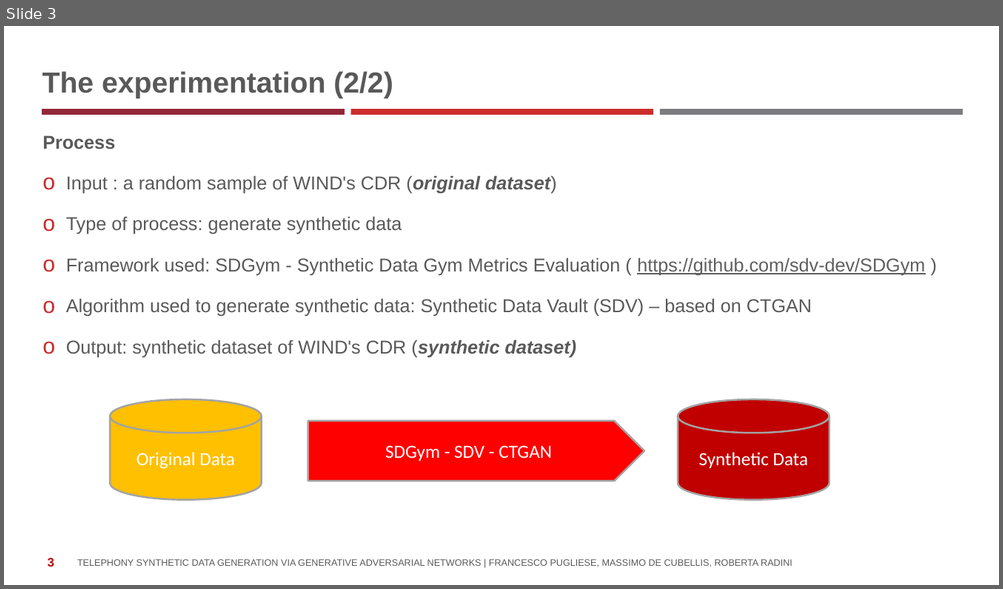
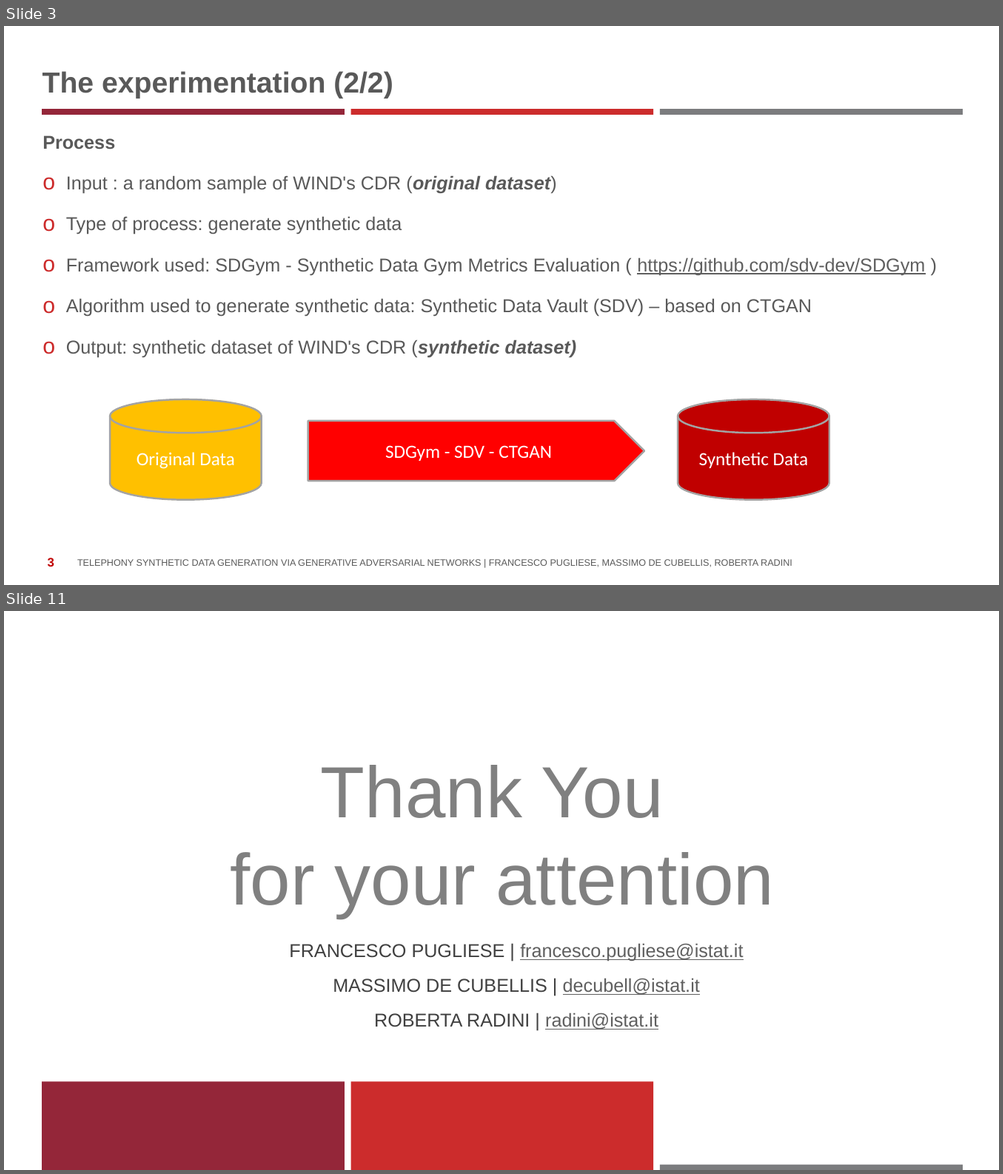
Before and after one commit to istat-methodology/Synthetic_Data, a slide deck: Presentations/Telephony Synthetic Data Generation via GANs.pptx. Shown one above the other, each under a label of ours: slide 3 before the commit, slides 3 and 11 after it; the slides between them are not shown. The pictures are 1003x589 and 1003x1174 pixels, drawn with LibreOffice and Linux fonts; fonts in the diff are those of the drawing; background and template pictures are left out. Boxes give left, top, right and bottom in pixels: in the first picture for what was removed or moved away, otherwise in the second. Text is boxed around its words. In the diff, an @@ line names an element or a change of style, - is before the commit and + after.

```diff
--- a/Presentations/Telephony Synthetic Data Generation via GANs.pptx
+++ b/Presentations/Telephony Synthetic Data Generation via GANs.pptx
@@ slide 11 added at <box>4,611,999,1170</box>, background #FFFFFF @@
@@ title added at <box>230,765,774,918</box>, 70 pt, text #808080 @@
+Thank You
+for your attention
@@ text added at <box>289,943,743,1030</box>, 18 pt, text #5F5F5F, underline @@
+FRANCESCO PUGLIESE | francesco.pugliese@istat.it
+MASSIMO DE CUBELLIS | decubell@istat.it
+ROBERTA RADINI | radini@istat.it
@@ rectangle added at <box>42,1082,345,1170</box>, fill #942639 @@
@@ rectangle added at <box>351,1082,653,1170</box>, fill #CC2A2A @@
@@ rectangle added at <box>660,1165,963,1170</box>, fill #7B7C7E @@
```
Also in this commit, not shown: 7 slides changed, 1 other slide added, 1 slide removed, 1 other file.
